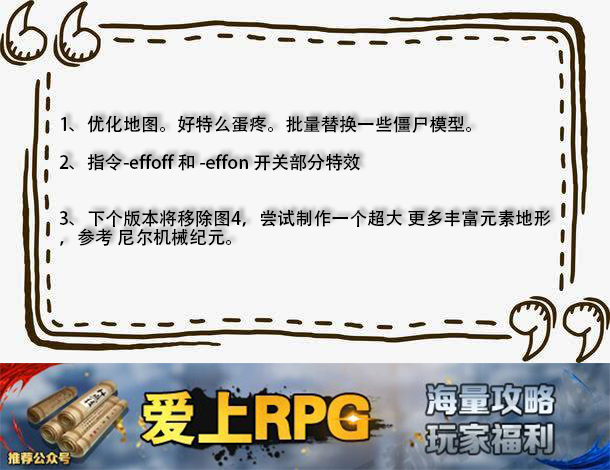
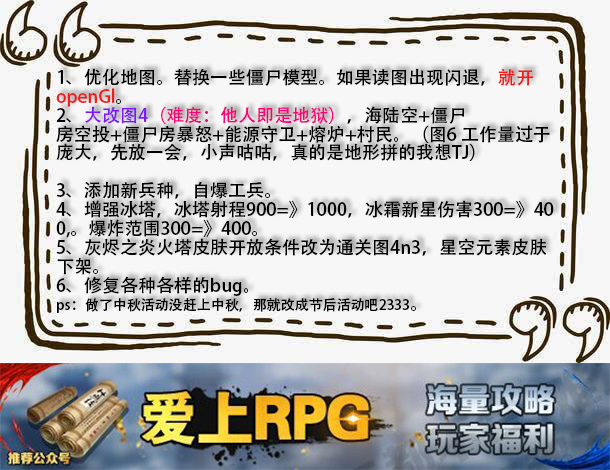
Layers edited between the first and the second 610 x 470 image:
renamed "1、优化地图。好特么蛋疼。批量替换一些僵尸模型。 2、指令-effoff 和 -effon 开关部分特效 3、下个版本将" to "1、优化地图。替换一些僵尸模型。如果读图出现闪退，就开 openGl。 2、大改图4（难度：他人即是地狱），海陆空+僵尸 房空", painted on it over bbox(56, 68, 554, 313)
